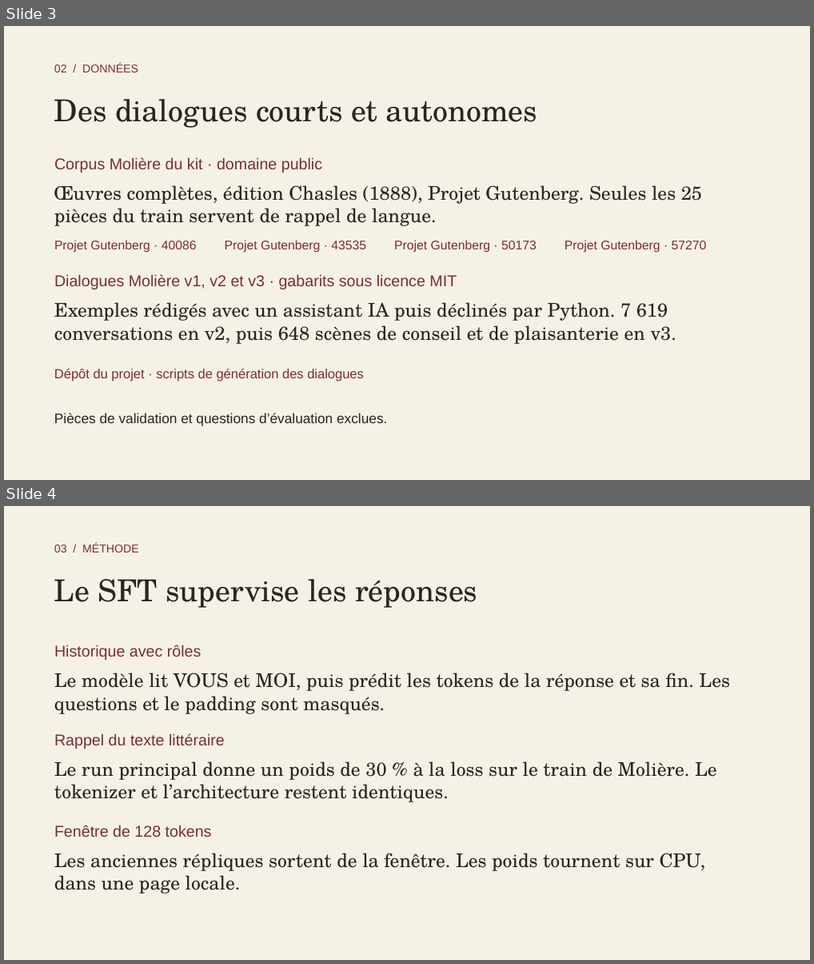
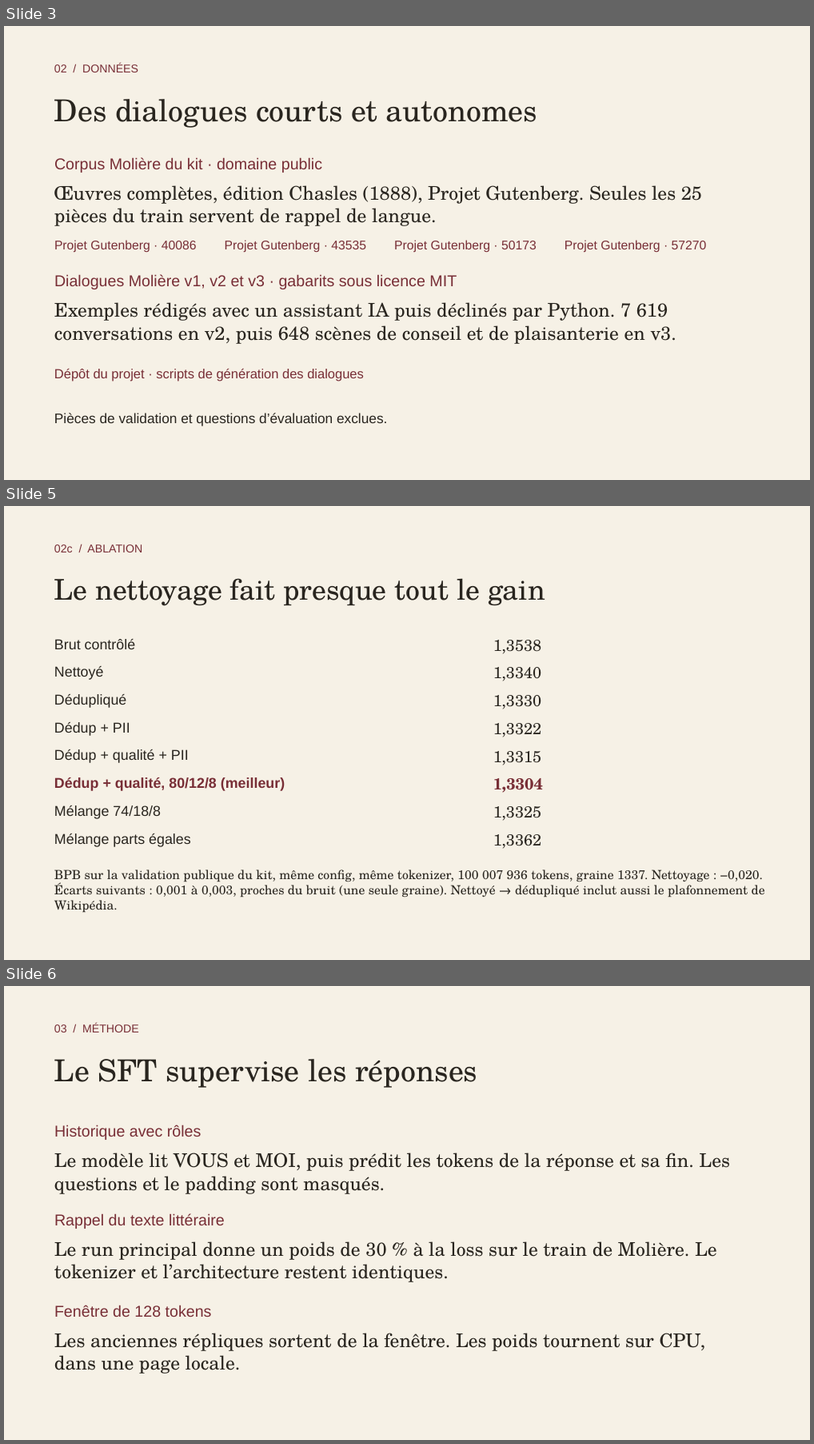
Before and after one commit to MatisseGrl/piscine_Lab, a slide deck: report/Feed-the-Beast-demo.pptx. Shown one above the other, each under a label of ours: slides 3 and 4 before the commit, slides 3, 5 and 6 after it; the slides between them are not shown. The pictures are 814x964 and 814x1444 pixels, drawn with LibreOffice and Linux fonts; fonts in the diff are those of the drawing. Boxes give left, top, right and bottom in pixels: in the first picture for what was removed or moved away, otherwise in the second. Text is boxed around its words. In the diff, an @@ line names an element or a change of style, - is before the commit and + after.

Commit message:
Write final ablation report, datasheet, defense sheet and source slides

```diff
--- a/report/Feed-the-Beast-demo.pptx
+++ b/report/Feed-the-Beast-demo.pptx
@@ slide 5 added at box(4, 506, 810, 960), background #F6F1E6 @@
@@ text added at box(54, 544, 142, 552), 13.5 pt, text #782E36 @@
+02c / ABLATION
@@ text added at box(54, 578, 546, 606), 34 pt, text #29251F @@
+Le nettoyage fait presque tout le gain
@@ text added at box(54, 639, 136, 649), 17 pt, text #29251F @@
+Brut contrôlé
@@ text added at box(494, 640, 542, 654), 19 pt, text #29251F @@
+1,3538
@@ text added at box(54, 666, 104, 680), 17 pt, text #29251F @@
+Nettoyé
@@ text added at box(494, 667, 542, 681), 19 pt, text #29251F @@
+1,3340
@@ text added at box(54, 694, 126, 708), 17 pt, text #29251F @@
+Dédupliqué
@@ text added at box(494, 695, 542, 709), 19 pt, text #29251F @@
+1,3330
@@ text added at box(54, 722, 130, 736), 17 pt, text #29251F @@
+Dédup + PII
@@ text added at box(494, 723, 542, 737), 19 pt, text #29251F @@
+1,3322
@@ text added at box(54, 749, 189, 763), 17 pt, text #29251F @@
+Dédup + qualité + PII
@@ text added at box(494, 751, 542, 765), 19 pt, text #29251F @@
+1,3315
@@ text added at box(54, 777, 285, 791), 17 pt, text #782E36, bold @@
+Dédup + qualité, 80/12/8 (meilleur)
@@ text added at box(494, 778, 543, 792), 19 pt, text #782E36, bold @@
+1,3304
@@ text added at box(54, 805, 161, 819), 17 pt, text #29251F @@
+Mélange 74/18/8
@@ text added at box(494, 806, 542, 820), 19 pt, text #29251F @@
+1,3325
@@ text added at box(54, 833, 191, 847), 17 pt, text #29251F @@
+Mélange parts égales
@@ text added at box(494, 834, 542, 848), 19 pt, text #29251F @@
+1,3362
@@ text added at box(54, 869, 766, 912), 15 pt, text #29251F @@
+BPB sur la validation publique du kit, même config, même tokenizer, 100 007 936 tokens, graine 1337. Nettoyage : −0,020. Écarts suivants : 0,001 à 0,003, proches du bruit (une seule graine). Nettoyé → dédupliqué inclut aussi le plafonnement de Wikipédia.
@@ what was slide 4 is now slide 6 @@
```
Also in this commit, not shown: 1 other slide added, 6 other files.
